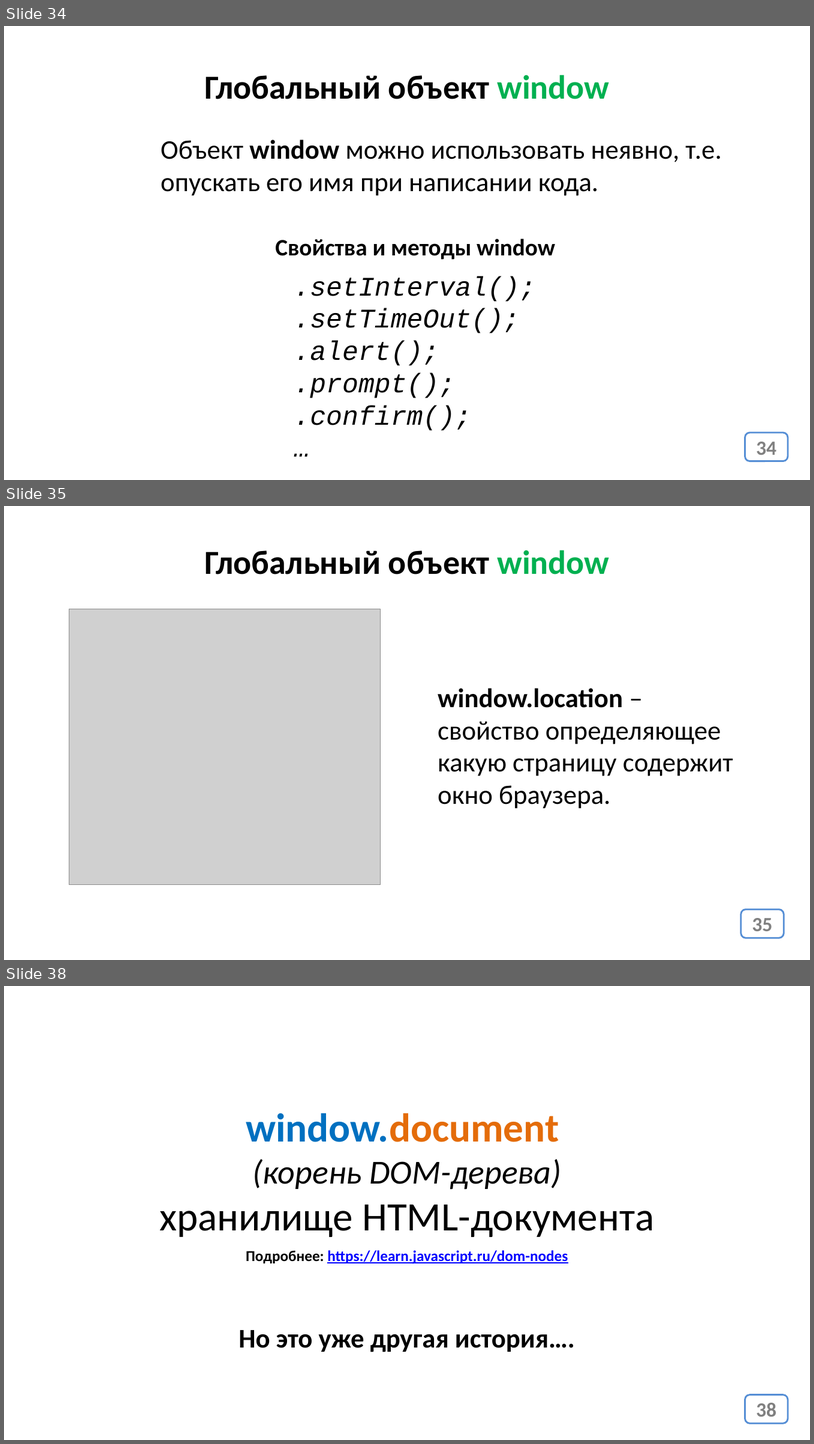
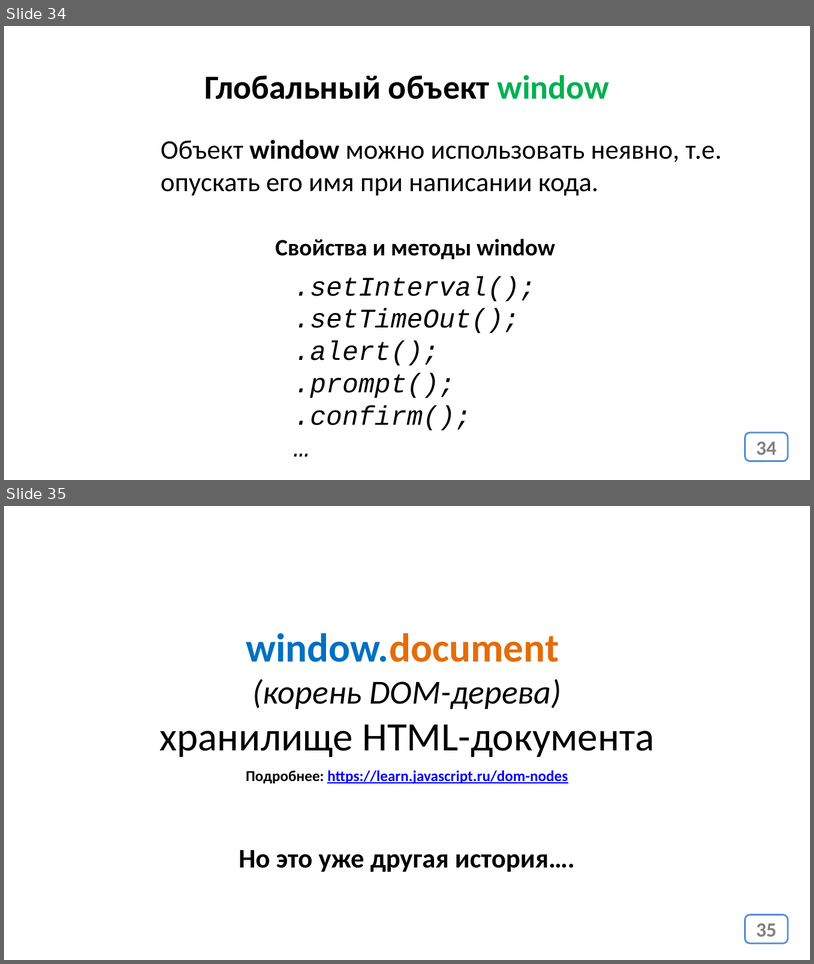
Before and after one commit to js-12-ort-dnipro/lesson05, a slide deck: lesson05.pptx. Shown one above the other, each under a label of ours: slides 34, 35 and 38 before the commit, slides 34 and 35 after it; the slides between them are not shown. The pictures are 814x1444 and 814x964 pixels, drawn with LibreOffice and Linux fonts; fonts in the diff are those of the drawing; grey boxes stand for pictures. Boxes give left, top, right and bottom in pixels: in the first picture for what was removed or moved away, otherwise in the second. Text is boxed around its words. In the diff, an @@ line names an element or a change of style, - is before the commit and + after.

```diff
--- a/lesson05.pptx
+++ b/lesson05.pptx
@@ slide 35 removed at <box>4,506,810,960</box>, background #FFFFFF @@
@@ text removed at <box>204,550,610,574</box> @@
-Глобальный объект window
@@ picture removed at <box>69,609,381,884</box> @@
@@ text removed at <box>438,688,734,808</box> @@
-window.location – свойство определяющее какую страницу содержит окно браузера.
@@ page number removed at <box>741,909,785,937</box> @@
-35
@@ what was slide 38 is now slide 35 @@
@@ page number at <box>756,923,777,936</box>: text changed @@
-38
+35
```
Also in this commit, not shown: 1 slide changed, 2 other slides removed, 1 other file.
